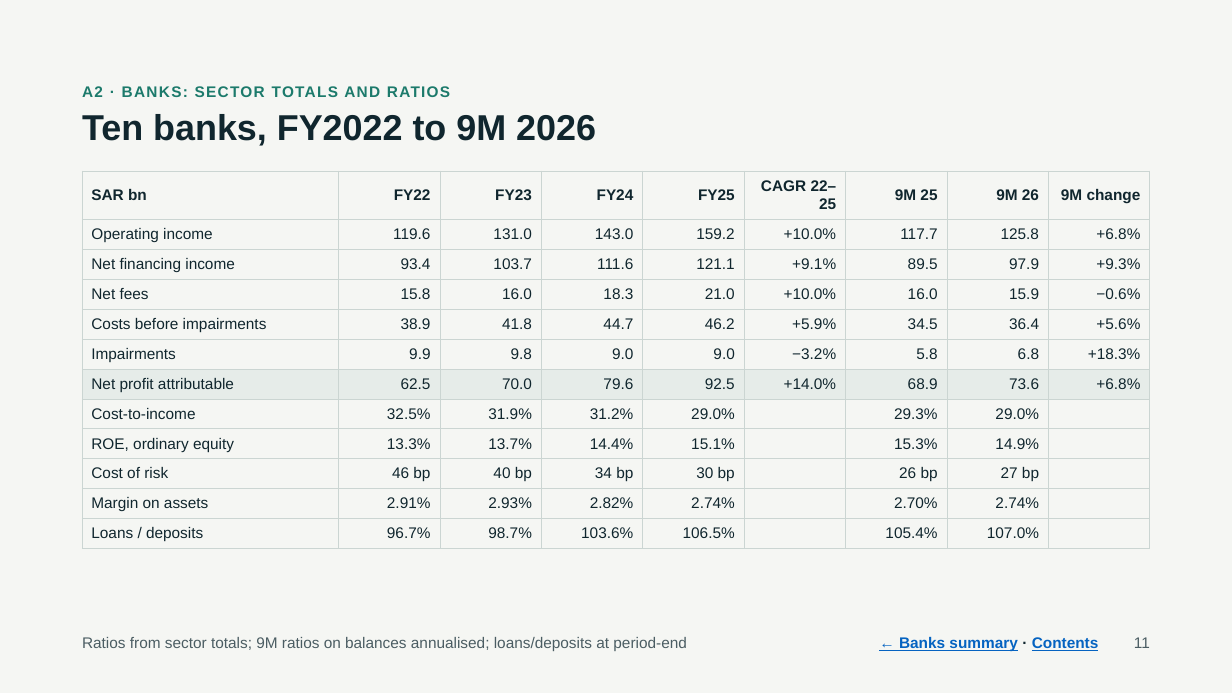
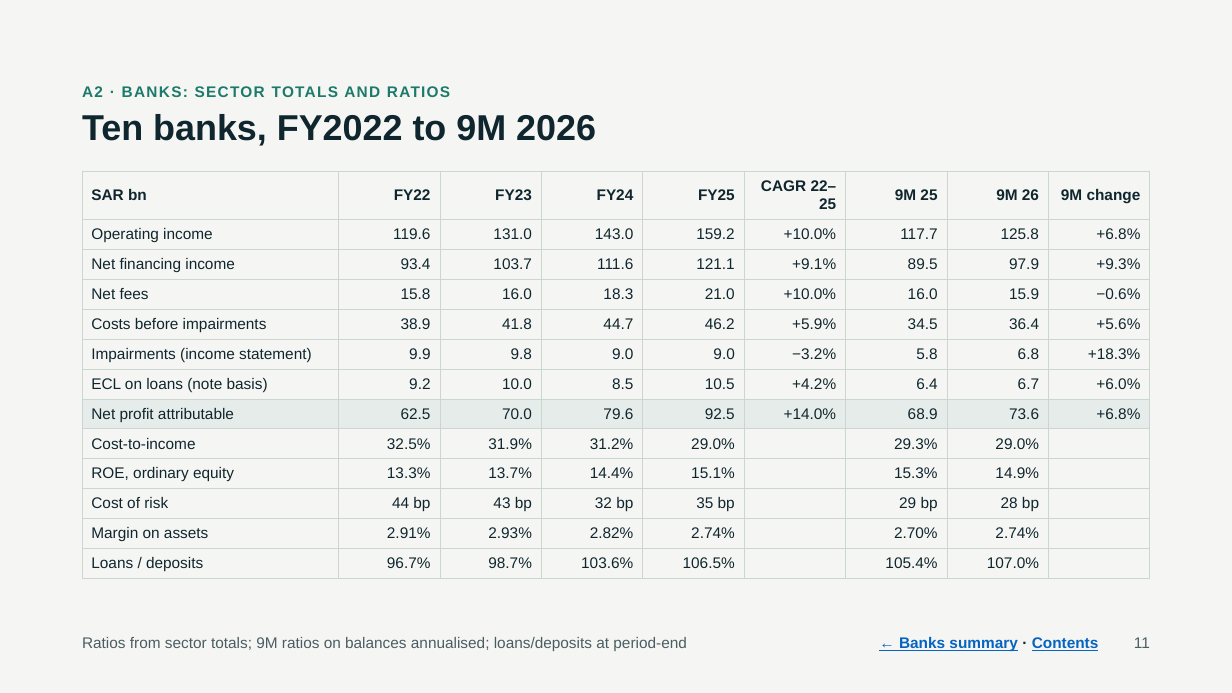
Before and after one commit to KhalidAba94/Test, a slide deck: slide 11 of sector-analysis/output/Energy_Banks_Pilot_Review.pptx. Drawn at 1232x693 pixels with LibreOffice and Linux fonts; fonts in the diff are those of the drawing. Boxes give left, top, right and bottom in pixels: in the first picture for what was removed or moved away, otherwise in the second. Text is boxed around its words. In the diff, an @@ line names an element or a change of style, - is before the commit and + after.

```diff
--- a/sector-analysis/output/Energy_Banks_Pilot_Review.pptx
+++ b/sector-analysis/output/Energy_Banks_Pilot_Review.pptx
@@ table at box(82, 171, 1152, 576) @@
-row 6: Impairments | 9.9 | 9.8 | 9.0 | 9.0 | −3.2% | 5.8 | 6.8 | +18.3%
+row 6: Impairments (income statement) | 9.9 | 9.8 | 9.0 | 9.0 | −3.2% | 5.8 | 6.8 | +18.3%
+row 7: ECL on loans (note basis) | 9.2 | 10.0 | 8.5 | 10.5 | +4.2% | 6.4 | 6.7 | +6.0%
-row 10: Cost of risk | 46 bp | 40 bp | 34 bp | 30 bp |  | 26 bp | 27 bp | 
+row 11: Cost of risk | 44 bp | 43 bp | 32 bp | 35 bp |  | 29 bp | 28 bp | 
```
Also in this commit, not shown: 9 other slides changed, 45 other files.
